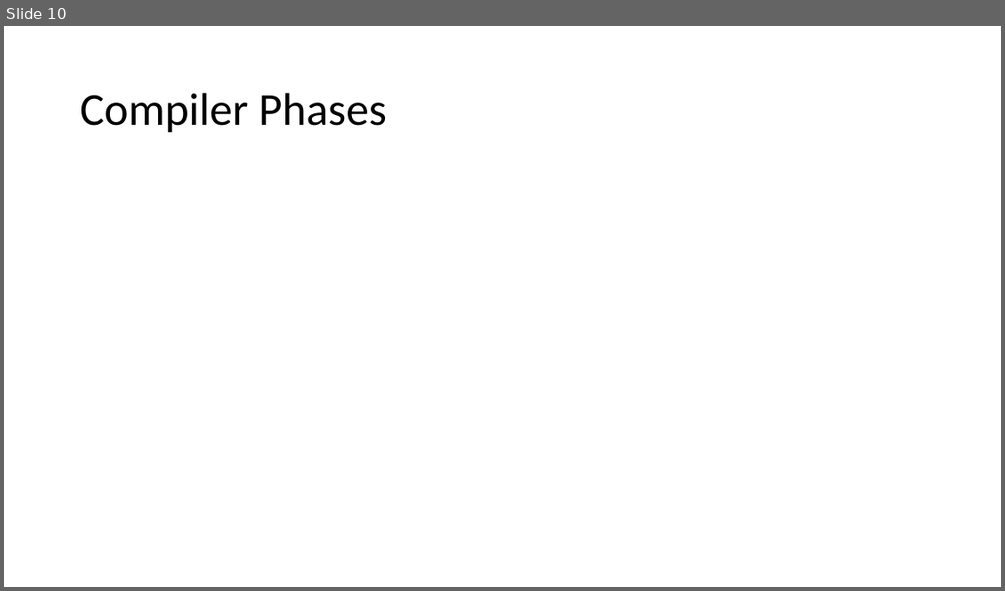
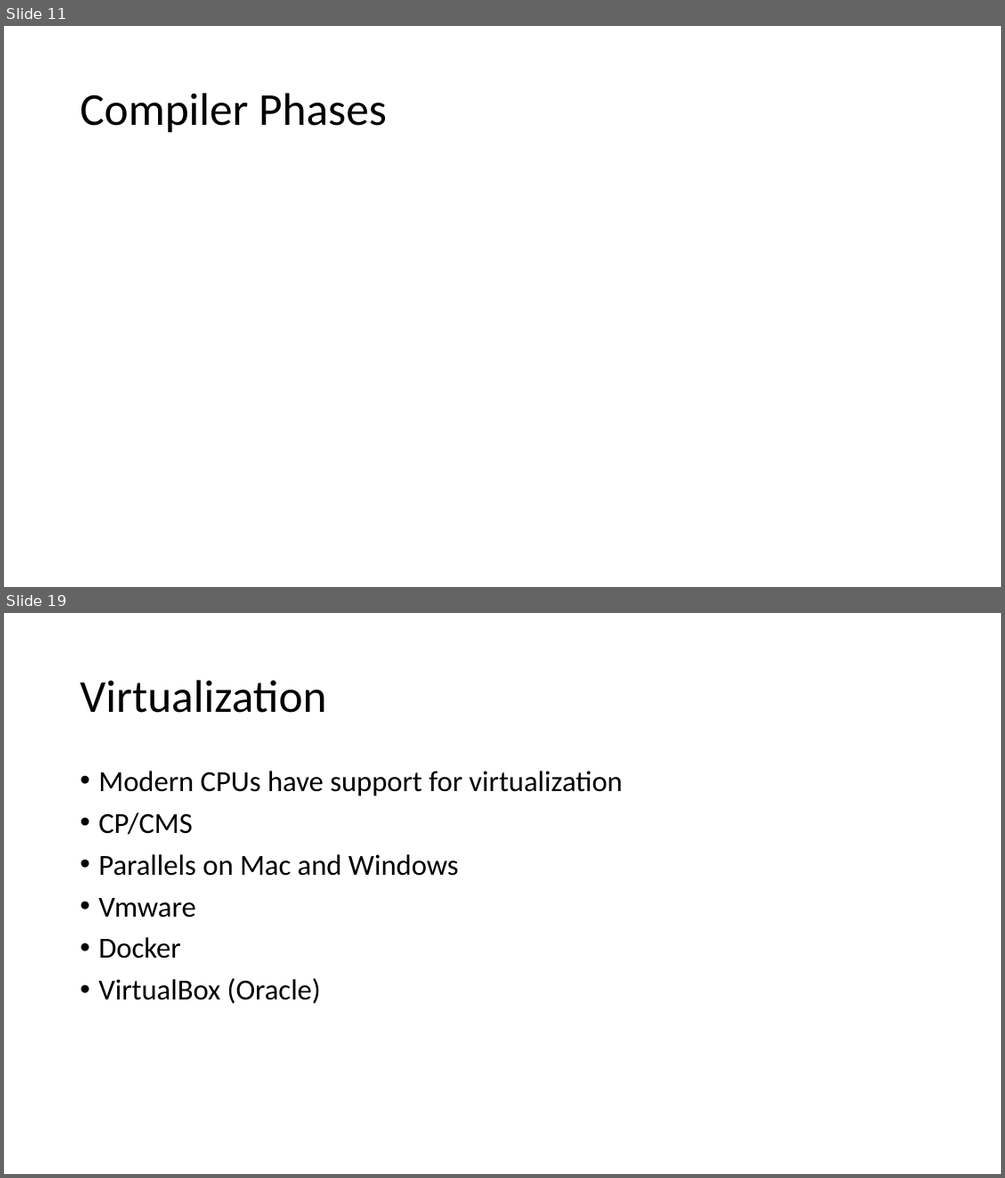
Before and after one commit to csev/ca4e, a slide deck: lectures/05-Software.pptx. Shown one above the other, each under a label of ours: slide 10 before the commit, slides 11 and 19 after it; the slides between them are not shown. The pictures are 1005x591 and 1005x1178 pixels, drawn with LibreOffice and Linux fonts; fonts in the diff are those of the drawing. Boxes give left, top, right and bottom in pixels: in the first picture for what was removed or moved away, otherwise in the second. Text is boxed around its words. In the diff, an @@ line names an element or a change of style, - is before the commit and + after.

```diff
--- a/lectures/05-Software.pptx
+++ b/lectures/05-Software.pptx
@@ slide 19 added at bbox=[4, 613, 1001, 1174], background #FFFFFF @@
@@ title added at bbox=[80, 680, 326, 713], 44 pt, text #000000 @@
+Virtualization
@@ text added at bbox=[98, 771, 622, 1004], 28 pt, text #000000 @@
+• Modern CPUs have support for virtualization
+• CP/CMS
+• Parallels on Mac and Windows
+• Vmware
+• Docker
+• VirtualBox (Oracle)
@@ what was slide 10 is now slide 11 @@
```
Also in this commit, not shown: 8 other slides added, 4 other files.
